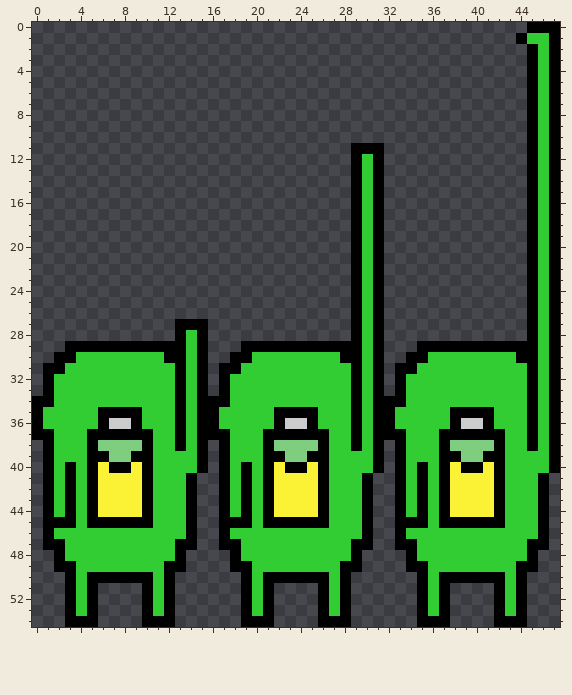
Two versions of one pixel-art sprite, src/assets/images/characters/player/glitch_attack_back.png. The picture above was drawn from the file before the commit.
The file is 48x55 pixels.
And afterwards:
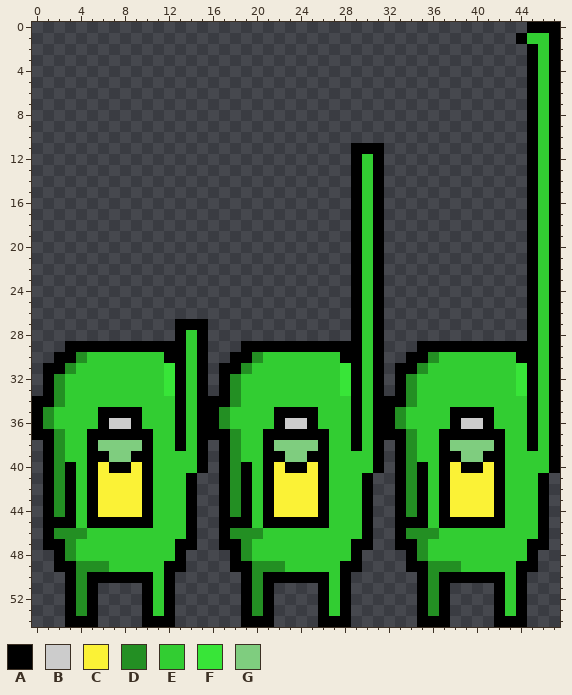
Palette (. is transparent): A #000000  B #cccccc  C #fbf236  D #238f23  E #32cd32  F #38e538  G #7fcd7f
Edits made:
@@ x 0..47 @@
 29 ...AAAAAAAAAAAEA...AAAAAAAAAAAEA...AAAAAAAAAAAEA
-30 ..AAEEEEEEEEAAEA..AAEEEEEEEEAAEA..AAEEEEEEEEAAEA
-31 .AAEEEEEEEEEEAEA.AAEEEEEEEEEEAEA.AAEEEEEEEEEEAEA
-32 .AEEEEEEEEEEEAEA.AEEEEEEEEEEEAEA.AEEEEEEEEEEEAEA
-33 .AEEEEEEEEEEEAEA.AEEEEEEEEEEEAEA.AEEEEEEEEEEEAEA
-34 AAEEEEEEEEEEEAEAAAEEEEEEEEEEEAEAAAEEEEEEEEEEEAEA
-35 AEEEEEAAAAEEEAEAAEEEEEAAAAEEEAEAAEEEEEAAAAEEEAEA
-36 AEEEEEABBAEEEAEAAEEEEEABBAEEEAEAAEEEEEABBAEEEAEA
-37 AAEEEAAAAAAEEAEAAAEEEAAAAAAEEAEAAAEEEAAAAAAEEAEA
-38 .AEEEAGGGGAEEAEA.AEEEAGGGGAEEAEA.AEEEAGGGGAEEAEA
-39 .AEEEAAGGAAEEEEA.AEEEAAGGAAEEEEA.AEEEAAGGAAEEEEA
-40 .AEAEACAACAEEEEA.AEAEACAACAEEEEA.AEAEACAACAEEEEA
-41 .AEAEACCCCAEEEA..AEAEACCCCAEEEA..AEAEACCCCAEEEA.
-42 .AEAEACCCCAEEEA..AEAEACCCCAEEEA..AEAEACCCCAEEEA.
-43 .AEAEACCCCAEEEA..AEAEACCCCAEEEA..AEAEACCCCAEEEA.
-44 .AEAEACCCCAEEEA..AEAEACCCCAEEEA..AEAEACCCCAEEEA.
+30 ..AADEEEEEEEAAEA..AADEEEEEEEAAEA..AADEEEEEEEAAEA
+31 .AADEEEEEEEEFAEA.AADEEEEEEEEFAEA.AADEEEEEEEEFAEA
+32 .ADEEEEEEEEEFAEA.ADEEEEEEEEEFAEA.ADEEEEEEEEEFAEA
+33 .ADEEEEEEEEEFAEA.ADEEEEEEEEEFAEA.ADEEEEEEEEEFAEA
+34 AADEEEEEEEEEEAEAAADEEEEEEEEEEAEAAADEEEEEEEEEEAEA
+35 ADEEEEAAAAEEEAEAADEEEEAAAAEEEAEAADEEEEAAAAEEEAEA
+36 ADEEEEABBAEEEAEAADEEEEABBAEEEAEAADEEEEABBAEEEAEA
+37 AADEEAAAAAAEEAEAAADEEAAAAAAEEAEAAADEEAAAAAAEEAEA
+38 .ADEEAGGGGAEEAEA.ADEEAGGGGAEEAEA.ADEEAGGGGAEEAEA
+39 .ADEEAAGGAAEEEEA.ADEEAAGGAAEEEEA.ADEEAAGGAAEEEEA
+40 .ADAEACAACAEEEEA.ADAEACAACAEEEEA.ADAEACAACAEEEEA
+41 .ADAEACCCCAEEEA..ADAEACCCCAEEEA..ADAEACCCCAEEEA.
+42 .ADAEACCCCAEEEA..ADAEACCCCAEEEA..ADAEACCCCAEEEA.
+43 .ADAEACCCCAEEEA..ADAEACCCCAEEEA..ADAEACCCCAEEEA.
+44 .ADAEACCCCAEEEA..ADAEACCCCAEEEA..ADAEACCCCAEEEA.
 45 .AAAEAAAAAAEEEA..AAAEAAAAAAEEEA..AAAEAAAAAAEEEA.
-46 .AEEEEEEEEEEEEA..AEEEEEEEEEEEEA..AEEEEEEEEEEEEA.
-47 .AAEEEEEEEEEEAA..AAEEEEEEEEEEAA..AAEEEEEEEEEEAA.
-48 ..AEEEEEEEEEEA....AEEEEEEEEEEA....AEEEEEEEEEEA..
-49 ..AAEEEEEEEEAA....AAEEEEEEEEAA....AAEEEEEEEEAA..
-50 ...AEAAAAAAEA......AEAAAAAAEA......AEAAAAAAEA...
-51 ...AEA....AEA......AEA....AEA......AEA....AEA...
-52 ...AEA....AEA......AEA....AEA......AEA....AEA...
-53 ...AEA....AEA......AEA....AEA......AEA....AEA...
+46 .ADDDEEEEEEEEEA..ADDDEEEEEEEEEA..ADDDEEEEEEEEEA.
+47 .AADEEEEEEEEEAA..AADEEEEEEEEEAA..AADEEEEEEEEEAA.
+48 ..ADEEEEEEEEEA....ADEEEEEEEEEA....ADEEEEEEEEEA..
+49 ..AADDDEEEEEAA....AADDDEEEEEAA....AADDDEEEEEAA..
+50 ...ADAAAAAAEA......ADAAAAAAEA......ADAAAAAAEA...
+51 ...ADA....AEA......ADA....AEA......ADA....AEA...
+52 ...ADA....AEA......ADA....AEA......ADA....AEA...
+53 ...ADA....AEA......ADA....AEA......ADA....AEA...
 54 ...AAA....AAA......AAA....AAA......AAA....AAA...
Boxes around the changes in both pictures, in picture pixels (x1, y1, x2, y2):
changed: (43, 352, 109, 616)
changed: (164, 352, 285, 616)
changed: (395, 352, 461, 616)
changed: (340, 363, 351, 396)
changed: (516, 363, 527, 396)
